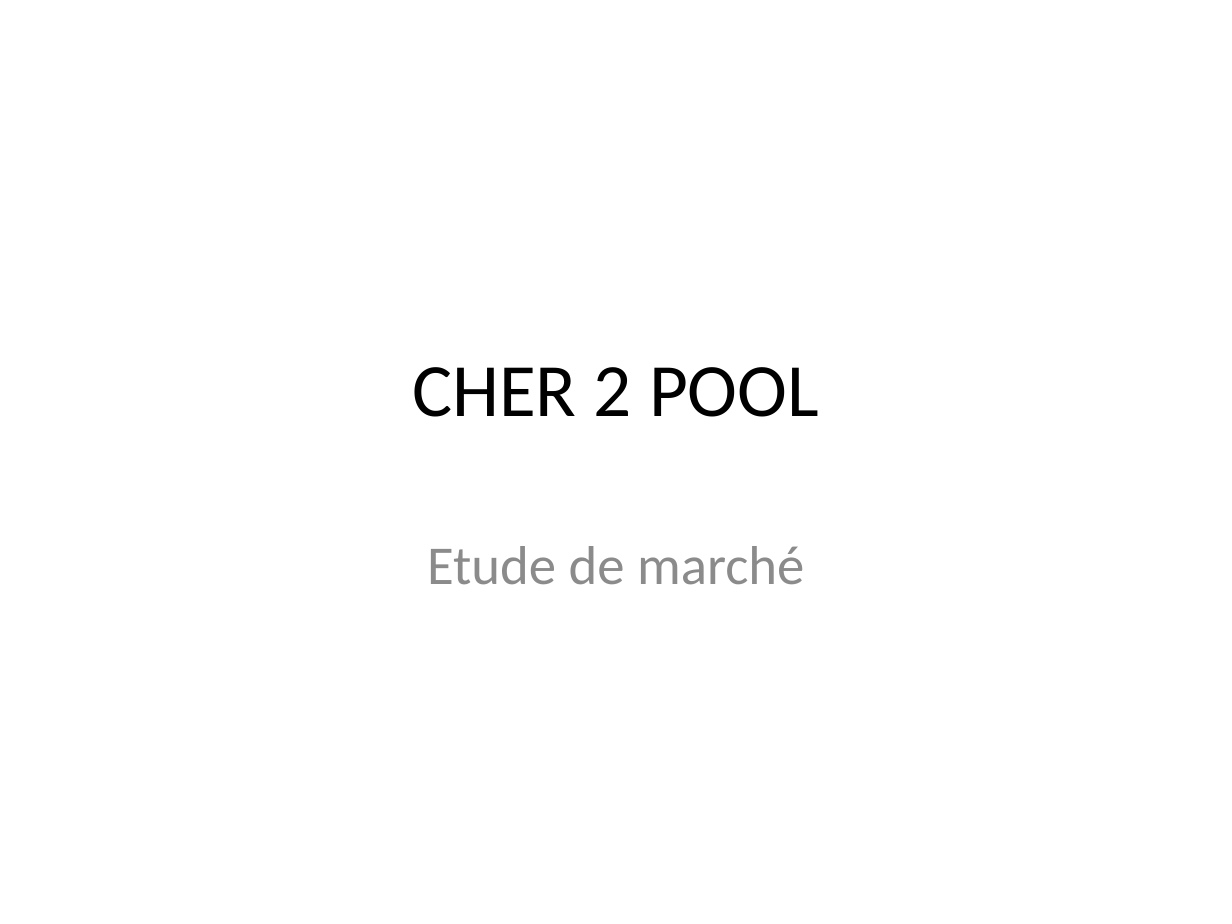
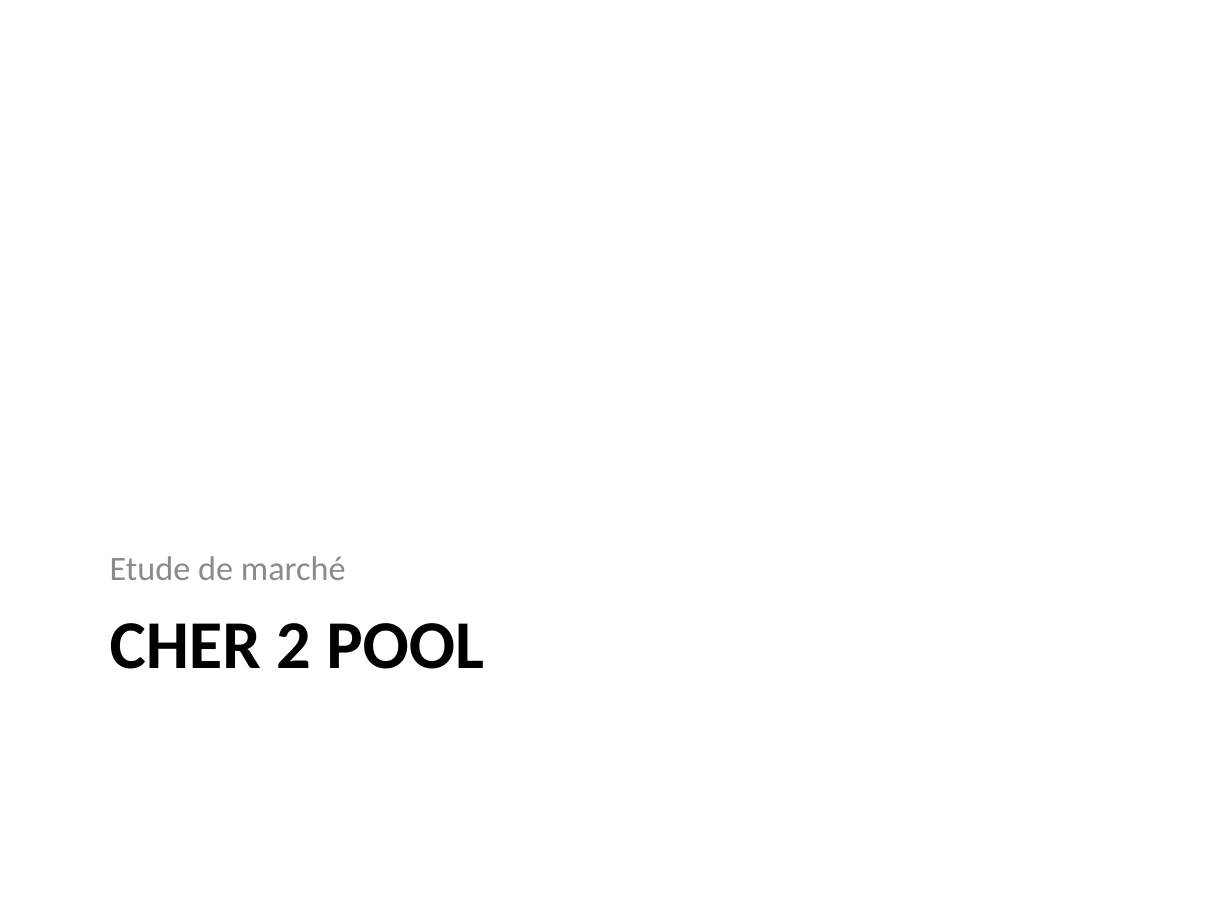
Before and after one commit to Silvock/project_5_prod_market_study, a slide deck: slide 1 of presentation/pres_etude_marche.pptx. Drawn at 1232x924 pixels with LibreOffice and Linux fonts; fonts in the diff are those of the drawing; background and template pictures are left out. Boxes give left, top, right and bottom in pixels: in the first picture for what was removed or moved away, otherwise in the second. Text is boxed around its words. In the diff, an @@ line names an element or a change of style, - is before the commit and + after.

```diff
--- a/presentation/pres_etude_marche.pptx
+++ b/presentation/pres_etude_marche.pptx
@@ text "Etude de marché": place and size @@
-text "Etude de marché" at [427, 546, 804, 585]
+text "Etude de marché" at [110, 556, 346, 580]
@@ text "Etude de marché" at [110, 556, 346, 580]: size 32 to 20 pt; alignment centre to left; less space between paragraphs; vertical alignment top to bottom @@
@@ title "CHER 2 POOL": place and size @@
-title "CHER 2 POOL" at [412, 367, 819, 417]
+title "CHER 2 POOL" at [110, 623, 484, 669]
@@ title "CHER 2 POOL" at [110, 623, 484, 669]: size 44 to 40 pt, bold on; alignment centre to left; vertical alignment middle to top @@
```
Also in this commit, not shown: 2 slides added, 1 other file.
